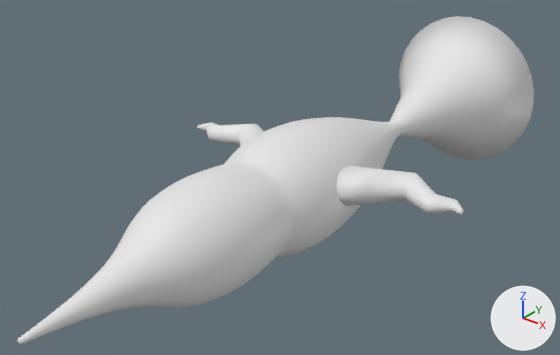
Renders of the glTF model frontend/public/fish563.glb from each side of a commit.
One viewpoint serves both versions: a 50 mm lens placed at (10.82, -18.94, 8.83), pointed at (-0.57, -4.7, 0.01). The lights are fixed; the arrows at lower right show +X, +Y and +Z. The first picture is the older version. Vertices at exactly the same position are counted once.

Objects in the first picture: 'Fish'.
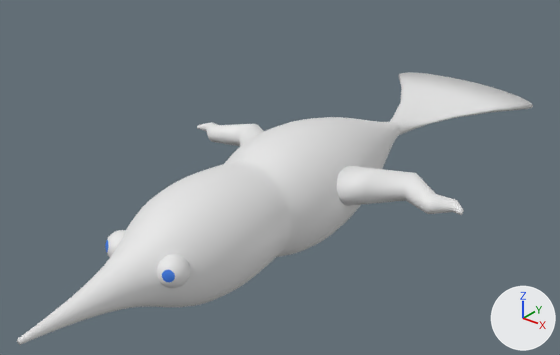
Scene script edits in JSON lines:
```json
{"op": "add", "block": "mat_material_735", "code": ["mat_material_735 = principled_material('Material.735')", "mat_material_735.base_color = (0.0465, 0.203, 0.8)  # blue #3d7ce7"]}
{"op": "add", "block": "mat_tailmaterial_367", "code": ["mat_tailmaterial_367 = principled_material('TailMaterial.367')", "mat_tailmaterial_367.base_color = (0.8, 0.8, 0.8)  # white #e7e7e7"]}
{"block": "me_headmesh5_097", "where": "# used by ob_fish; location = (0.0, 0.0, 0.0)"}
{"op": "remove", "block": "me_headmesh5_097", "code": "me_headmesh5_097.from_pydata(...)  # 4768 vertices, 9524 faces; spans x -4.2..4.2, y -13.0..4.5, z -2.5..2.5"}
{"op": "add", "block": "me_headmesh5_097", "code": "me_headmesh5_097.from_pydata(...)  # 5732 vertices, 11444 faces; spans x -4.2..4.2, y -13.0..4.5, z -1.6..1.6"}
{"block": "me_headmesh5_097", "change": "me_headmesh5_097 part 1: a new loose piece of 482 vertices spanning x 0.4..1.1, y -10.2..-9.5, z -0.1..0.6"}
{"block": "me_headmesh5_097", "change": "me_headmesh5_097 part 2: a new loose piece of 482 vertices spanning x -1.1..-0.4, y -10.2..-9.5, z -0.1..0.6"}
{"block": "me_headmesh5_097", "change": "me_headmesh5_097 part 3"}
{"block": "me_headmesh5_097", "change": "21 vertices are removed from x -2.3..2.3, y 1.1..4.5, z -1.0..1.8"}
{"block": "me_headmesh5_097", "change": "88 faces are deleted"}
{"block": "me_headmesh5_097", "change": "6 vertices in x -2.5..2.5, y 1.1..4.5, z -0.5 move by (0.0, 0.0, 0.4)"}
{"block": "me_headmesh5_097", "change": "5 vertices in x -0.2..0.2, y 1.1, z -0.6 move by (0.0, 0.0, 0.5)"}
{"block": "me_headmesh5_097", "change": "5 vertices in x -1.6..0.4, y 1.1..3.4, z -0.4..-0.3 move by (0.0, 0.0, 0.3)"}
{"block": "me_headmesh5_097", "change": "5 vertices in x -0.2..0.2, y 1.1, z 0.6 move by (0.0, 0.0, -0.5)"}
{"block": "me_headmesh5_097", "change": "5 vertices in x -2.5..2.5, y 1.1..4.5, z 0.5 move by (0.0, 0.0, -0.4)"}
{"block": "me_headmesh5_097", "change": "4 vertices in x -2.3..0.2, y 2.1..4.5, z -1.0 move by (0.0, 0.0, 0.9)"}
{"block": "me_headmesh5_097", "change": "69 vertices move from x -2.1..2.3, y 1.1..4.5, z -2.5..2.5 to x -2.1..2.3, y 1.1..4.5, z -0.4..0.4"}
{"block": "me_headmesh5_097", "change": "21 vertices are added at x -2.3..2.3, y 1.1..4.5, z -0.1..0.3"}
{"block": "me_headmesh5_097", "change": "88 new faces join them, mat_tailmaterial_367 (white #e7e7e7)"}
{"op": "add", "block": "me_headmesh5_097", "code": "me_headmesh5_097.materials.append(mat_material_735)  # blue #3d7ce7"}
{"op": "add", "block": "me_headmesh5_097", "code": "me_headmesh5_097.materials.append(mat_tailmaterial_367)  # white #e7e7e7"}
```

Pixel boxes (x1, y1, x2, y2) of what changed, in the pictures (560 x 355 px; the box of a moved part takes in the faces that stretch with it):
```json
{"object": "Fish", "change": "reshaped", "before": [17, 16, 534, 345], "after": [17, 72, 533, 345], "on screen": "17% shorter"}
{"part": 1, "of": "me_headmesh5_097", "change": "added", "after": [157, 254, 190, 288]}
{"part": 2, "of": "me_headmesh5_097", "change": "added", "after": [105, 230, 126, 257]}
{"part": 3, "of": "me_headmesh5_097", "change": "moved or reshaped", "before": [389, 16, 534, 159], "after": [390, 72, 533, 135]}
```
